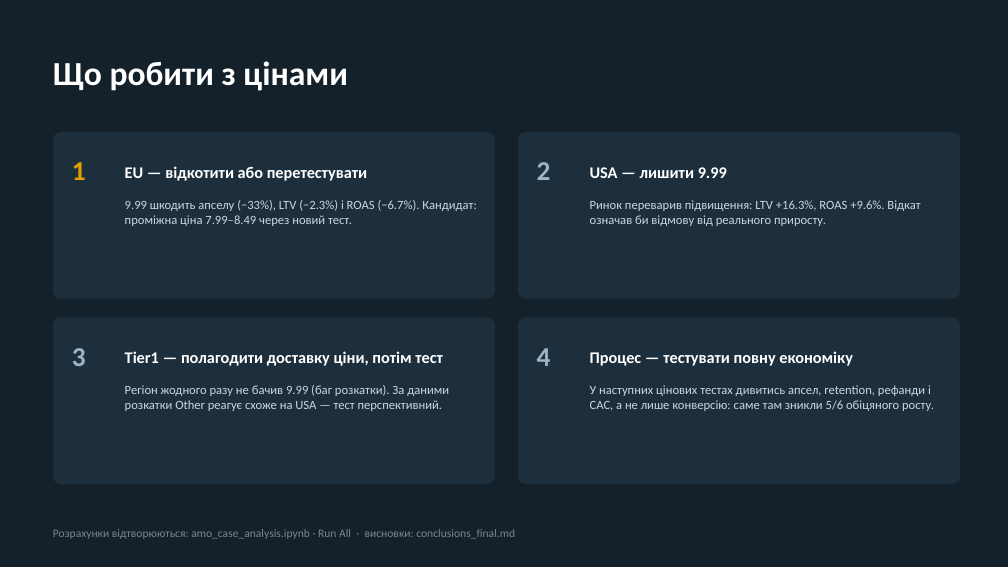
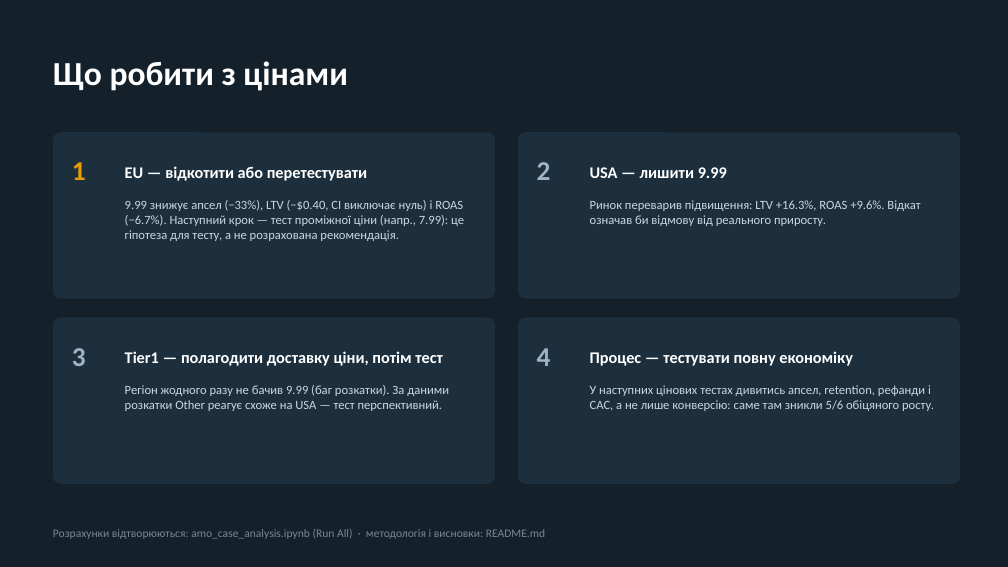
Before and after one commit to Trigger111/amo-case-nepop, a slide deck: slide 13 of AMO_case_presentation.pptx. Drawn at 1008x567 pixels with LibreOffice and Linux fonts; fonts in the diff are those of the drawing. Boxes give left, top, right and bottom in pixels: in the first picture for what was removed or moved away, otherwise in the second. Text is boxed around its words. In the diff, an @@ line names an element or a change of style, - is before the commit and + after.

Commit message:
CI correction / ROAS recalculated / LTV EU fixed / Presintation and Readme renewed

```diff
--- a/AMO_case_presentation.pptx
+++ b/AMO_case_presentation.pptx
@@ text at (125,200,464,241): text changed @@
-9.99 шкодить апселу (−33%), LTV (−2.3%) і ROAS (−6.7%). Кандидат: проміжна ціна 7.99–8.49 через новий тест.
+9.99 знижує апсел (−33%), LTV (−$0.40, CI виключає нуль) і ROAS (−6.7%). Наступний крок — тест проміжної ціни (напр., 7.99): це гіпотеза для тесту, а не розрахована рекомендація.
@@ text at (53,529,545,539): text changed @@
-Розрахунки відтворюються: amo_case_analysis.ipynb · Run All · висновки: conclusions_final.md
+Розрахунки відтворюються: amo_case_analysis.ipynb (Run All) · методологія і висновки: README.md
```
Also in this commit, not shown: 7 other slides changed, 1 slide added, 1 slide removed, 3 other files.
